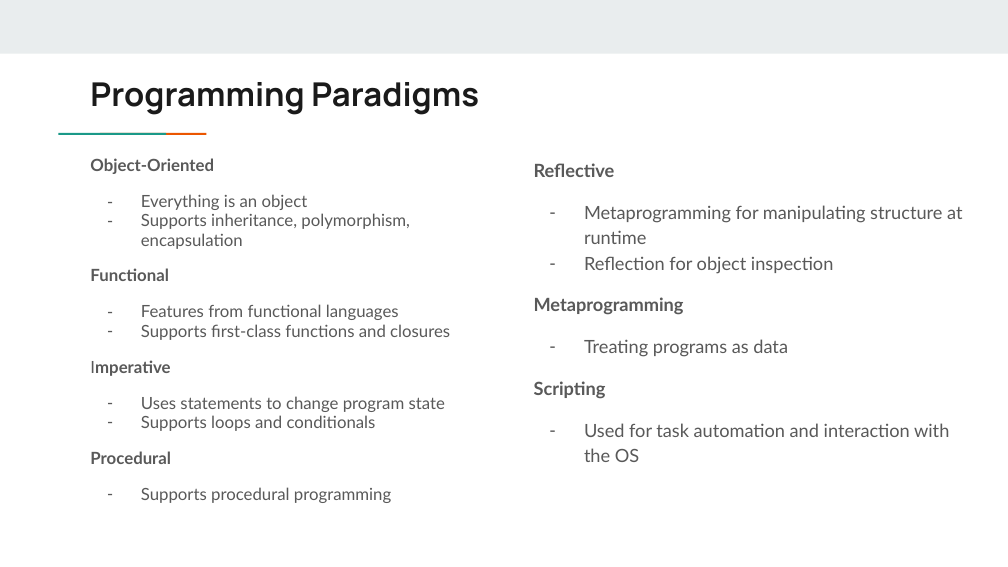
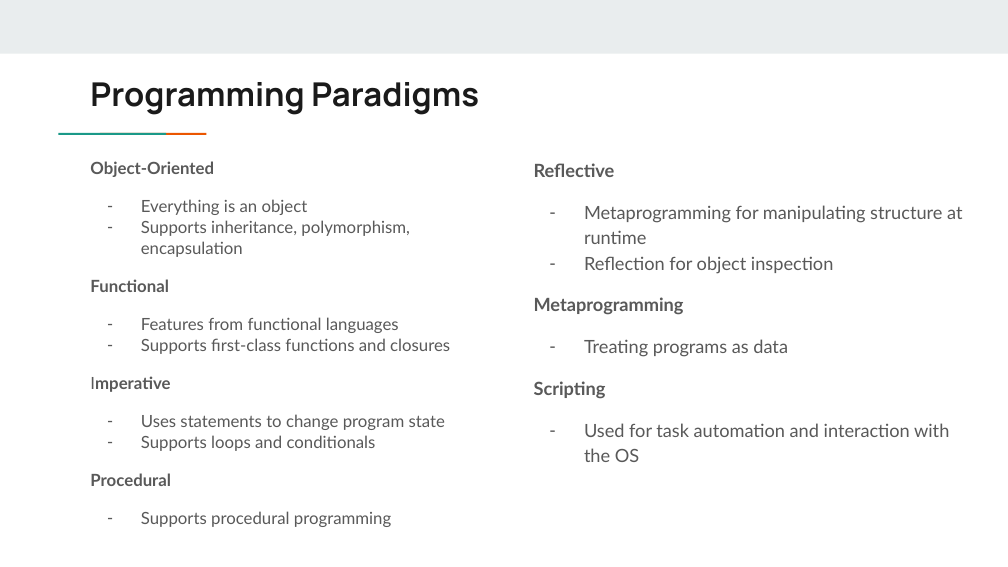
Before and after one commit to MrLoydHD/Ruby_FullCourse, a slide deck: slide 7 of presentation/Slides/Ruby Presentation.pptx. Drawn at 1008x567 pixels with LibreOffice and Linux fonts; fonts in the diff are those of the drawing. Boxes give left, top, right and bottom in pixels: in the first picture for what was removed or moved away, otherwise in the second. Text is boxed around its words. In the diff, an @@ line names an element or a change of style, - is before the commit and + after.

Commit message:
ppt fix

```diff
--- a/presentation/Slides/Ruby Presentation.pptx
+++ b/presentation/Slides/Ruby Presentation.pptx
@@ text "Object-Oriented" at bbox=[90, 161, 450, 527]: line spacing 0.95 to 1.05 @@
```
Also in this commit, not shown: 1 other file.
